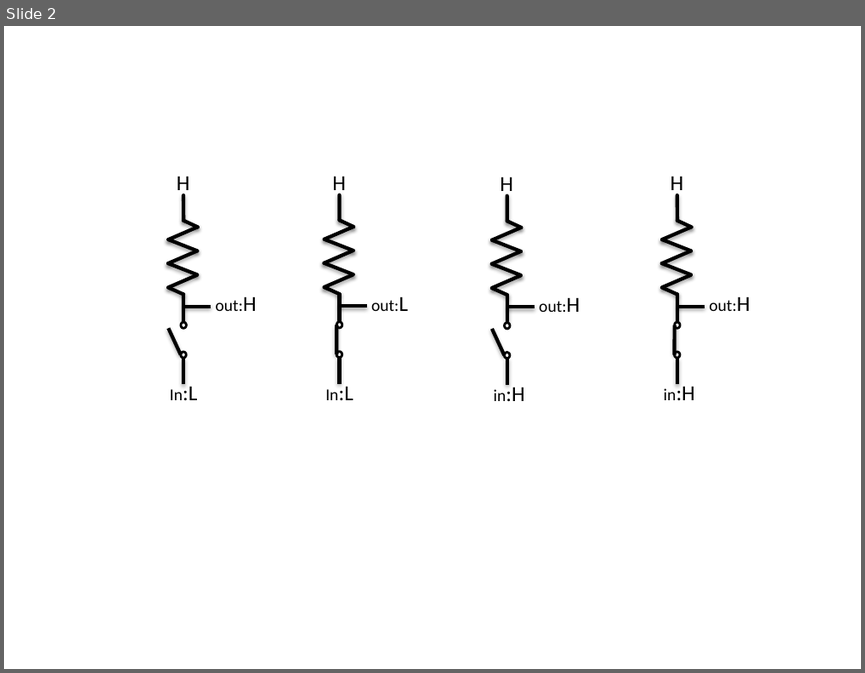
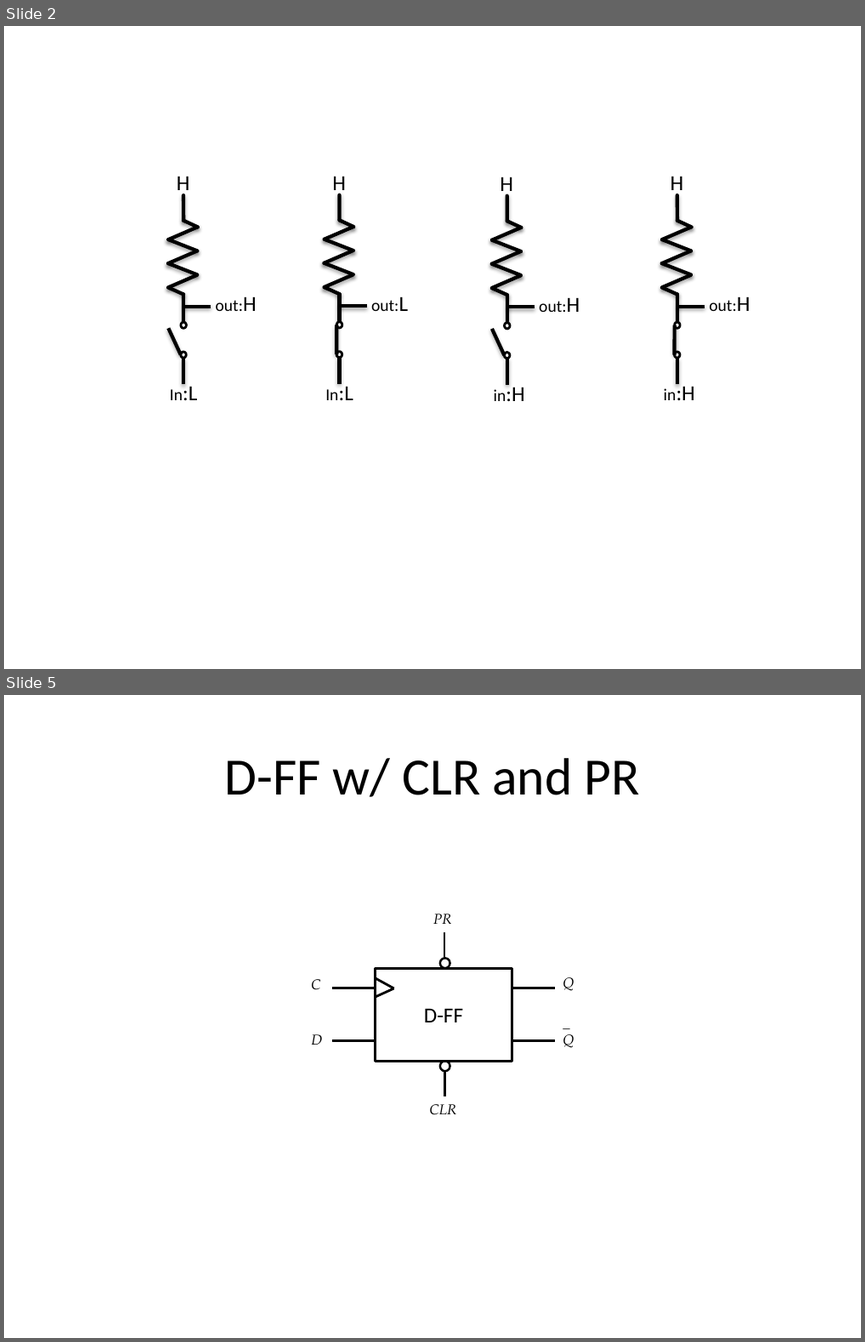
Before and after one commit to eijian/blog, a slide deck: articles/201602/reg.pptx. Shown one above the other, each under a label of ours: slide 2 before the commit, slides 2 and 5 after it; the slides between them are not shown. The pictures are 865x673 and 865x1342 pixels, drawn with LibreOffice and Linux fonts; fonts in the diff are those of the drawing. Boxes give left, top, right and bottom in pixels: in the first picture for what was removed or moved away, otherwise in the second. Text is boxed around its words. In the diff, an @@ line names an element or a change of style, - is before the commit and + after.

```diff
--- a/articles/201602/reg.pptx
+++ b/articles/201602/reg.pptx
@@ slide 5 added at [4, 695, 861, 1338], background #FFFFFF @@
@@ title added at [224, 758, 640, 797], 44 pt, text #000000 @@
+D-FF w/ CLR and PR
@@ text added at [433, 913, 451, 924], 12 pt, text #000000, italic @@
+PR
@@ line added from (444, 932) to (444, 958), #000000 2 pt @@
@@ rectangle added at [375, 969, 511, 1061], outline #000000 2 pt, 18 pt, text #000000 @@
+D-FF
@@ ellipse added at [440, 958, 450, 969], outline #000000 1.75 pt @@
@@ text added at [311, 979, 320, 990], 12 pt, text #000000, italic @@
+C
@@ line added from (332, 988) to (375, 988), #000000 2 pt @@
@@ line added from (375, 978) to (394, 988), #000000 2 pt @@
@@ line added from (375, 997) to (394, 988), #000000 2 pt @@
@@ line added from (511, 988) to (554, 988), #000000 2 pt @@
@@ text added at [562, 977, 574, 991], 12 pt, text #000000, italic @@
+Q
@@ text added at [311, 1034, 322, 1044], 12 pt, text #000000, italic @@
+D
@@ line added from (332, 1041) to (375, 1041), #000000 2 pt @@
@@ line added from (511, 1041) to (554, 1041), #000000 2 pt @@
@@ text added at [562, 1034, 574, 1048], 12 pt, text #000000, italic @@
+_
+Q
@@ ellipse added at [440, 1061, 450, 1072], outline #000000 1.75 pt @@
@@ line added from (445, 1072) to (445, 1097), #000000 2 pt @@
@@ text added at [430, 1104, 457, 1115], 12 pt, text #000000, italic @@
+CLR
```
Also in this commit, not shown: 2 other slides added, 1 slide removed, 4 other files.
